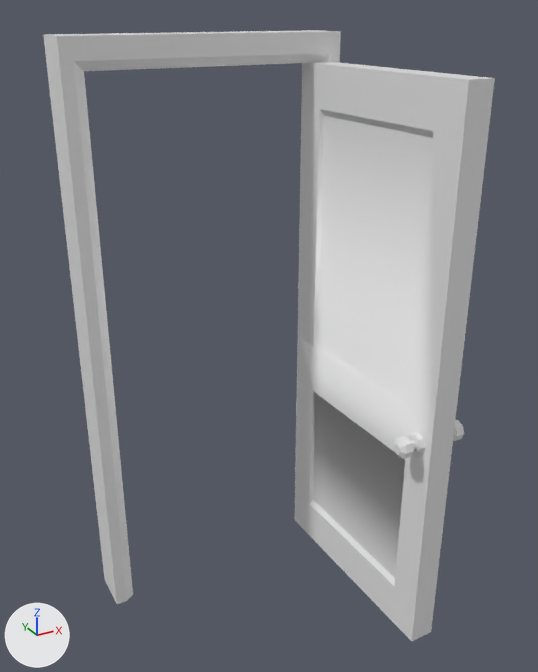
The FBX model Roach Game/Assets/Models/Door/door.fbx: old version first, new version second.
Before and after are seen from a 50 mm camera at (-0.99, -2.18, 1.98) aimed at (0.06, -0.27, 1.03). Every picture has the same lights, and +X, +Y and +Z are marked at lower left. The older version comes first.

Names of what the first picture shows: 'Bathroom Door_002.001', 'Bathroom Doorframe_001.001', 'Circle.002'.
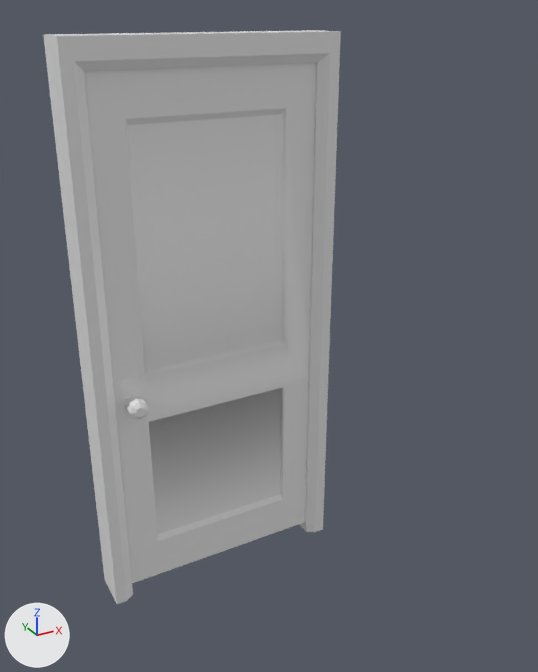
Location of each change, [x1, y1, x2, y2] in pixels of the pictures (538 x 672 px):
'Bathroom Door_002.001', turned: before [295, 62, 495, 641]; after [84, 63, 316, 583]
'Circle.002', turned: before [393, 420, 464, 459]; after [123, 393, 149, 420]

The edits, one by one:
Object 'Bathroom Door_002.001' (ob_bathroom_door_002_001) turns from (0, 0, 91) to (0, 0, 0) degrees about x, y and z.
